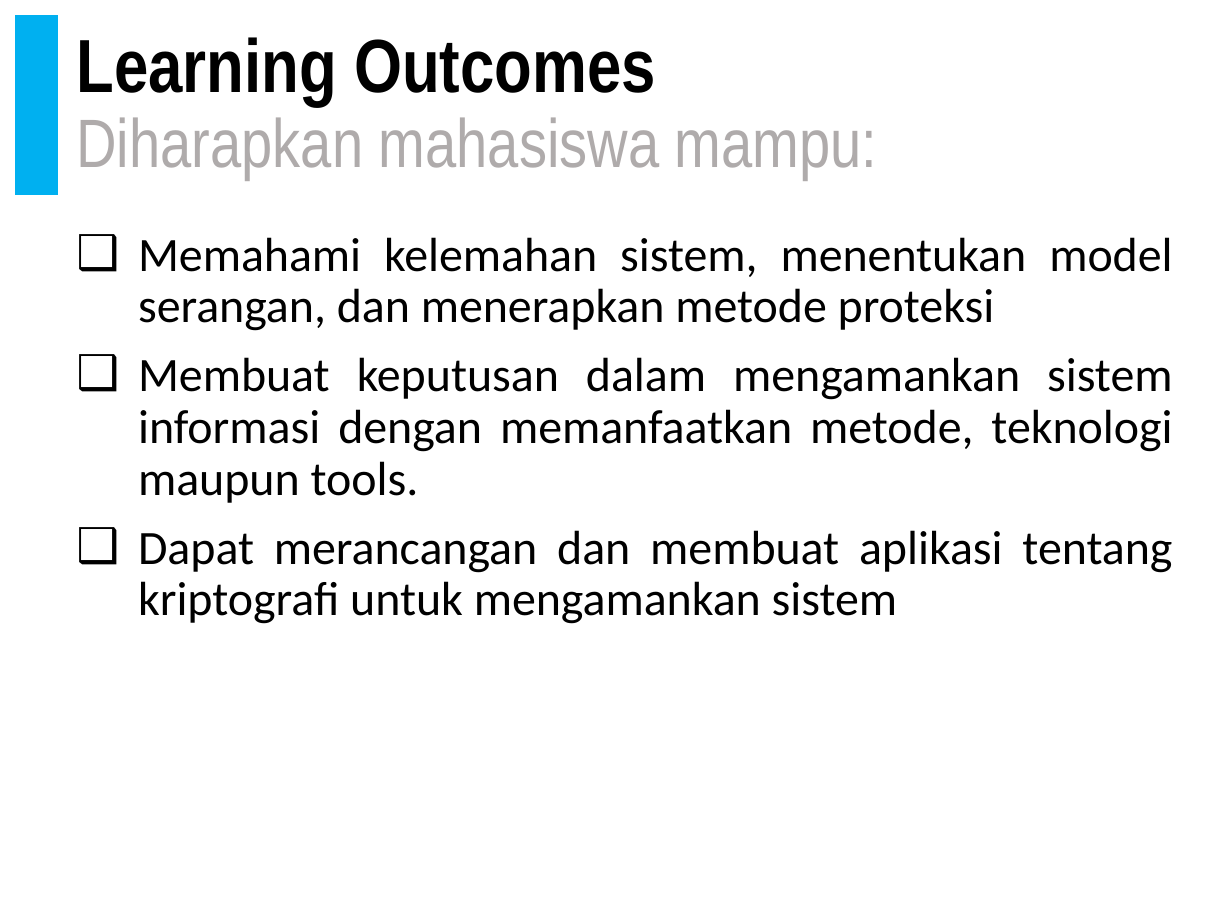
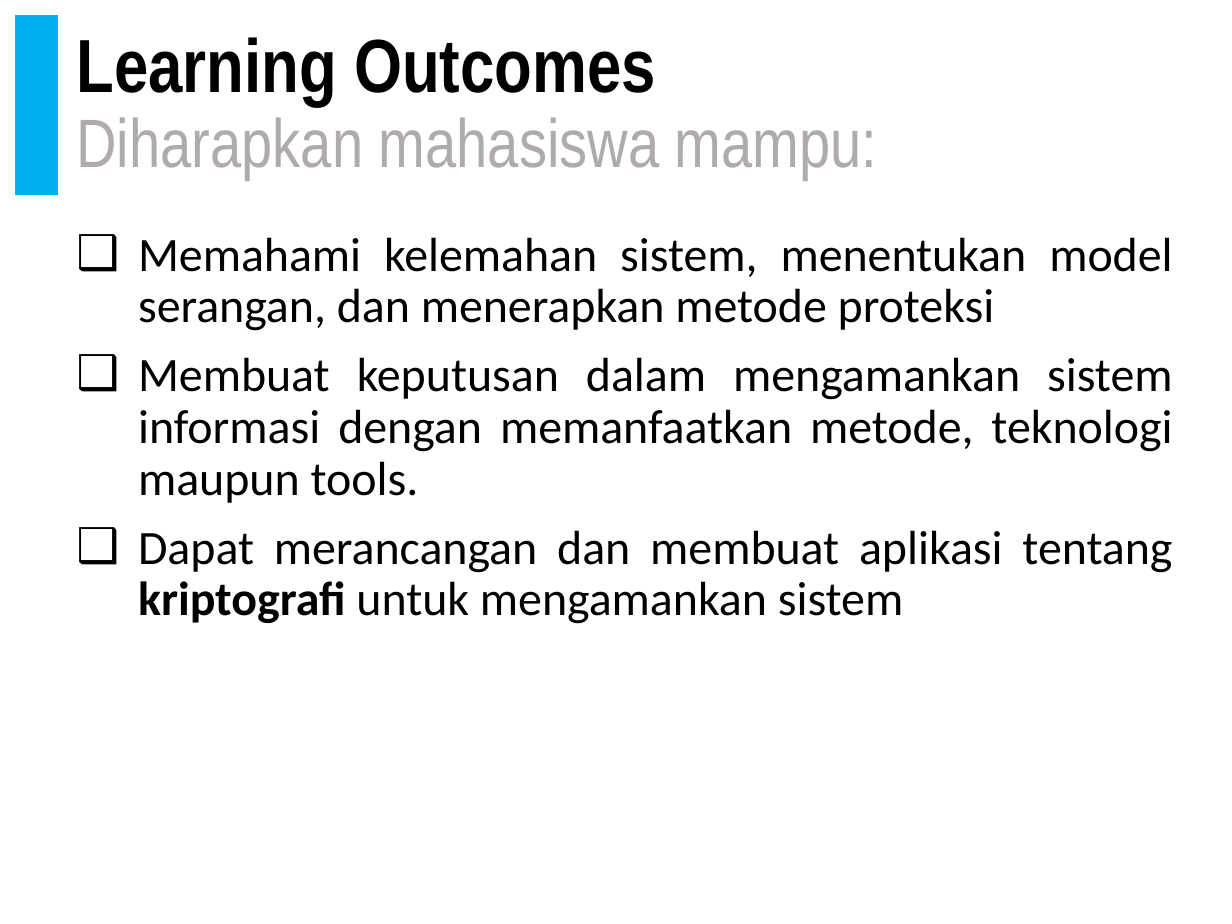
Before and after one commit to doniaft/Keamanan-Informasi, a slide deck: slide 35 of 1. Bahan Ajar/01. Keamanan Informasi - Pendahuluan.pptx (slide 51 before the commit). Drawn at 1232x924 pixels with LibreOffice and Linux fonts; fonts in the diff are those of the drawing. Boxes give left, top, right and bottom in pixels: in the first picture for what was removed or moved away, otherwise in the second. Text is boxed around its words. In the diff, an @@ line names an element or a change of style, - is before the commit and + after.

```diff
--- a/1. Bahan Ajar/01. Keamanan Informasi - Pendahuluan.pptx
+++ b/1. Bahan Ajar/01. Keamanan Informasi - Pendahuluan.pptx
@@ text at <box>138,530,1172,624</box>: bold on in "kriptografi" @@
```
Also in this commit, not shown: 3 other slides changed, 6 slides added, 17 slides removed, 1 other file.
